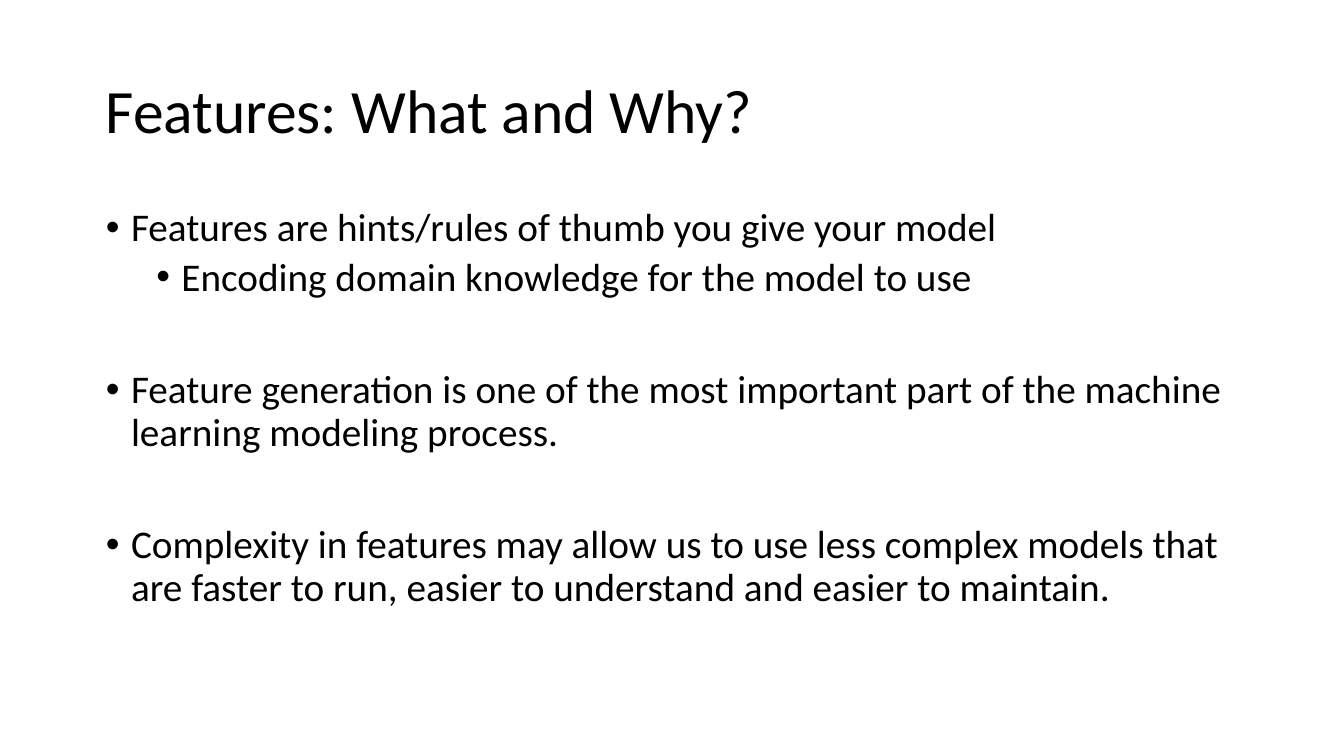
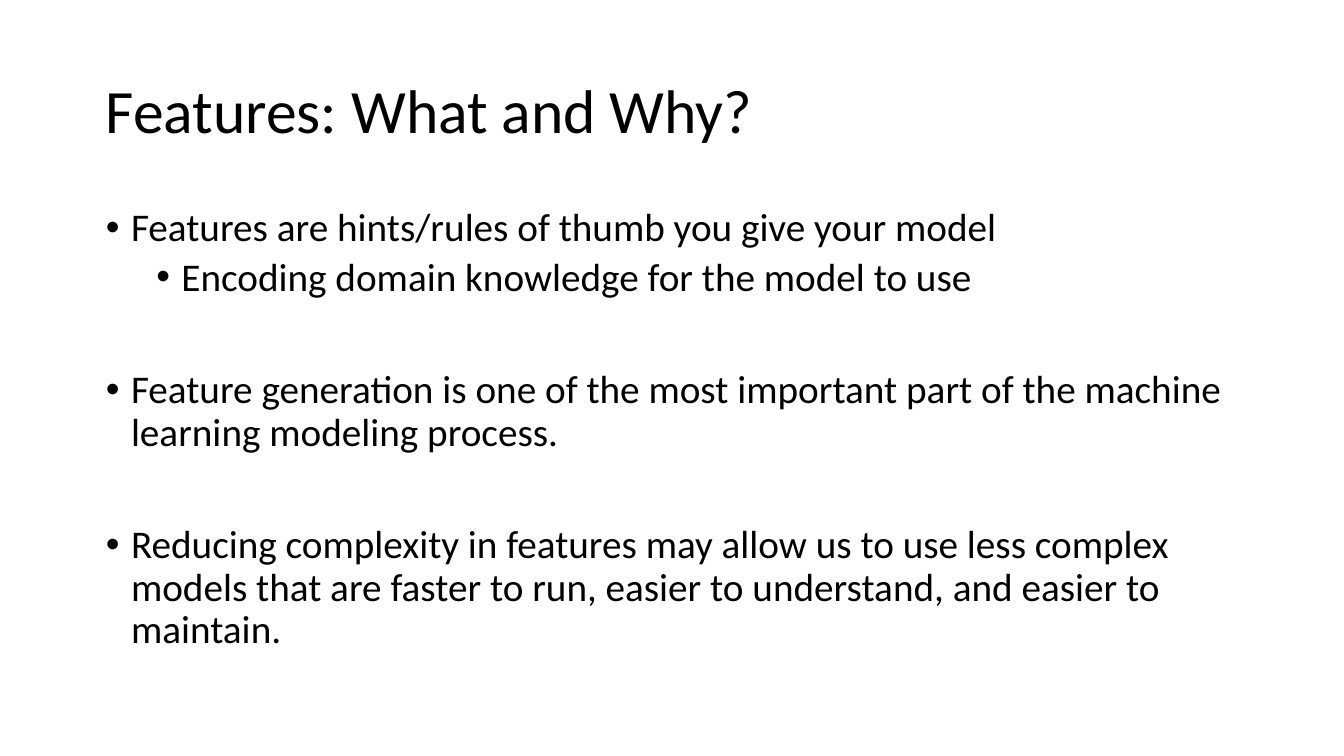
Before and after one commit to noise-lab/ml-systems, a slide deck: slide 6 of docs/slides/7-Preparation.pptx (slide 3 before the commit). Drawn at 1344x756 pixels with LibreOffice and Linux fonts; fonts in the diff are those of the drawing. Boxes give left, top, right and bottom in pixels: in the first picture for what was removed or moved away, otherwise in the second. Text is boxed around its words. In the diff, an @@ line names an element or a change of style, - is before the commit and + after.

```diff
--- a/docs/slides/7-Preparation.pptx
+++ b/docs/slides/7-Preparation.pptx
@@ text at bbox=[131, 530, 1169, 644]: text changed @@
-• Complexity in features may allow us to use less complex models that are faster to run, easier to understand and easier to maintain.
+• Reducing complexity in features may allow us to use less complex models that are faster to run, easier to understand, and easier to maintain.
```
Also in this commit, not shown: 1 other slide changed, 3 slides added, 2 other files.
